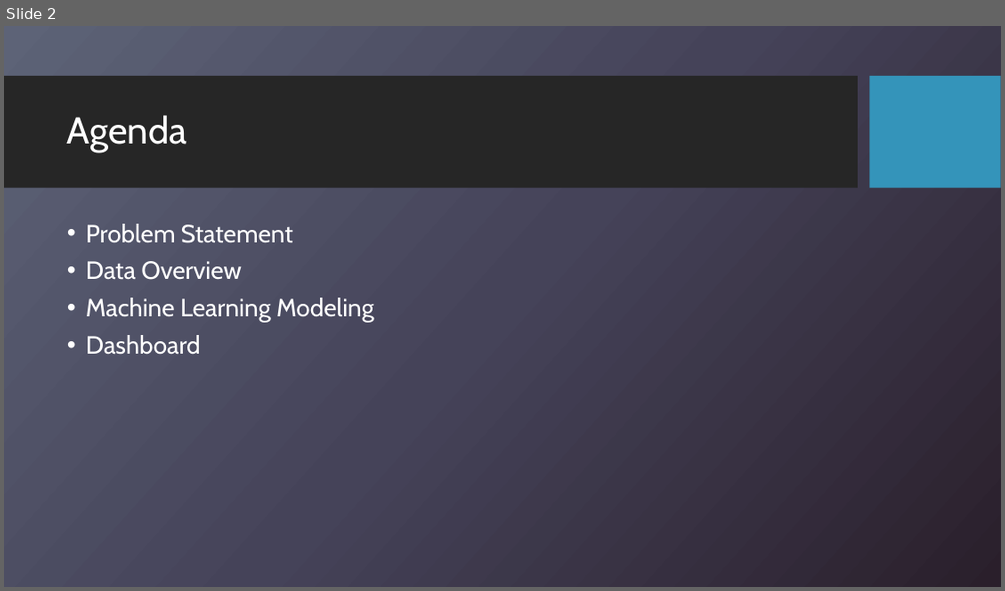
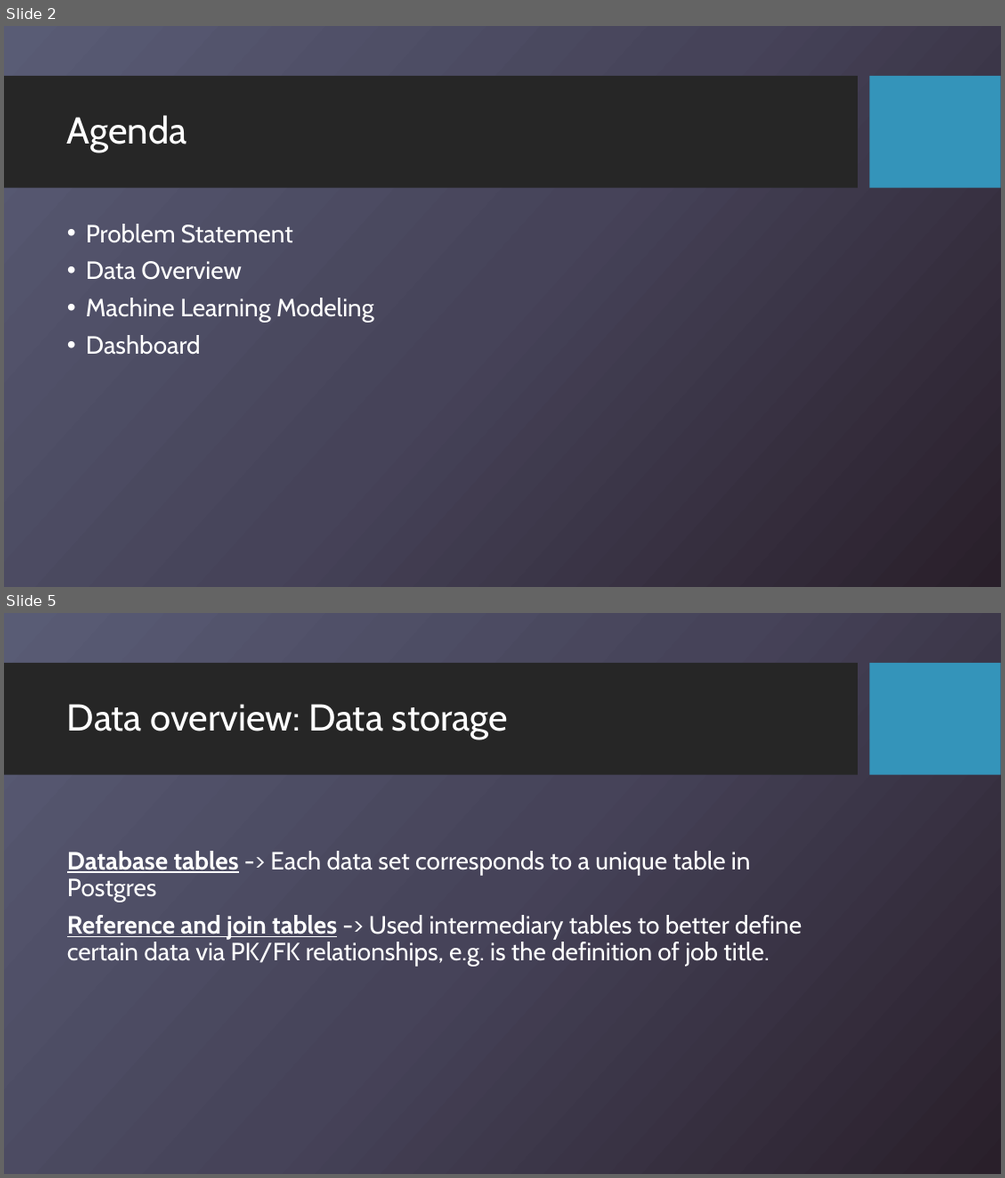
Before and after one commit to bpietrancosta/Our-Project, a slide deck: Group 2 Bootcamp Final Project - Depression Rate Predictions.pptx. Shown one above the other, each under a label of ours: slide 2 before the commit, slides 2 and 5 after it; the slides between them are not shown. The pictures are 1005x591 and 1005x1178 pixels, drawn with LibreOffice and Linux fonts; fonts in the diff are those of the drawing; background and template pictures are left out. Boxes give left, top, right and bottom in pixels: in the first picture for what was removed or moved away, otherwise in the second. Text is boxed around its words. In the diff, an @@ line names an element or a change of style, - is before the commit and + after.

```diff
--- a/Group 2 Bootcamp Final Project - Depression Rate Predictions.pptx
+++ b/Group 2 Bootcamp Final Project - Depression Rate Predictions.pptx
@@ slide 5 added at (4,613,1001,1174), background picture (left out); not listed: 2 template elements that a slide beside it also shows @@
@@ title added at (67,704,508,739), 36 pt, text #FFFFFF @@
+Data overview: Data storage
@@ text added at (67,851,801,966), 24 pt, text #FFFFFF @@
+Database tables -> Each data set corresponds to a unique table in Postgres
+Reference and join tables -> Used intermediary tables to better define certain data via PK/FK relationships, e.g. is the definition of job title.
```
Also in this commit, not shown: 2 other slides changed, 3 other slides added.
